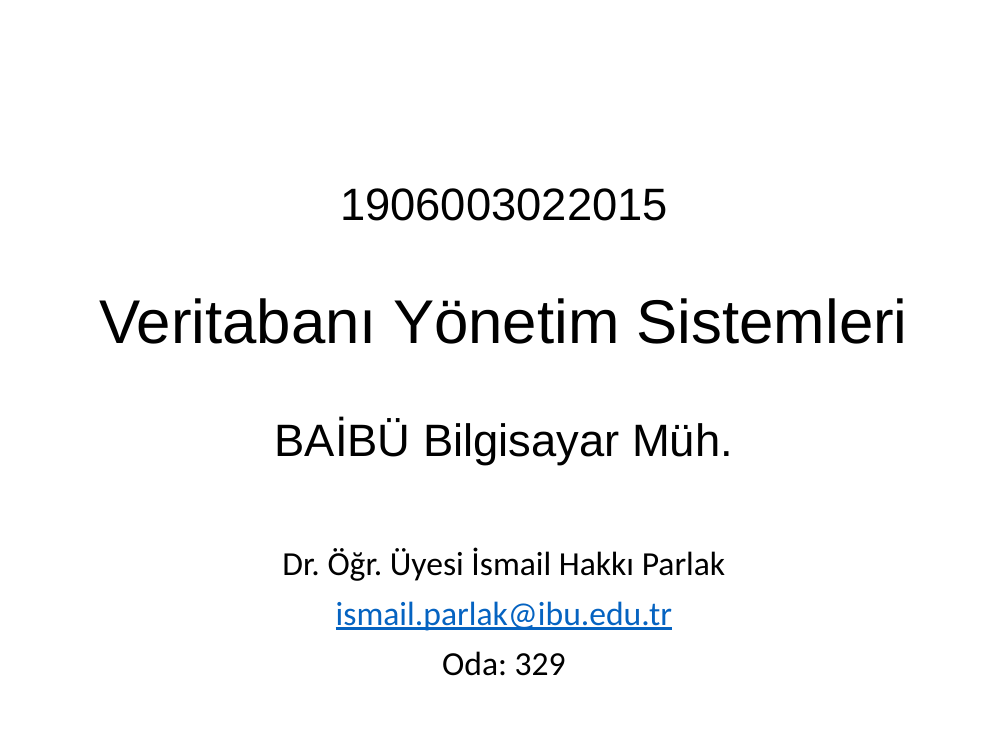
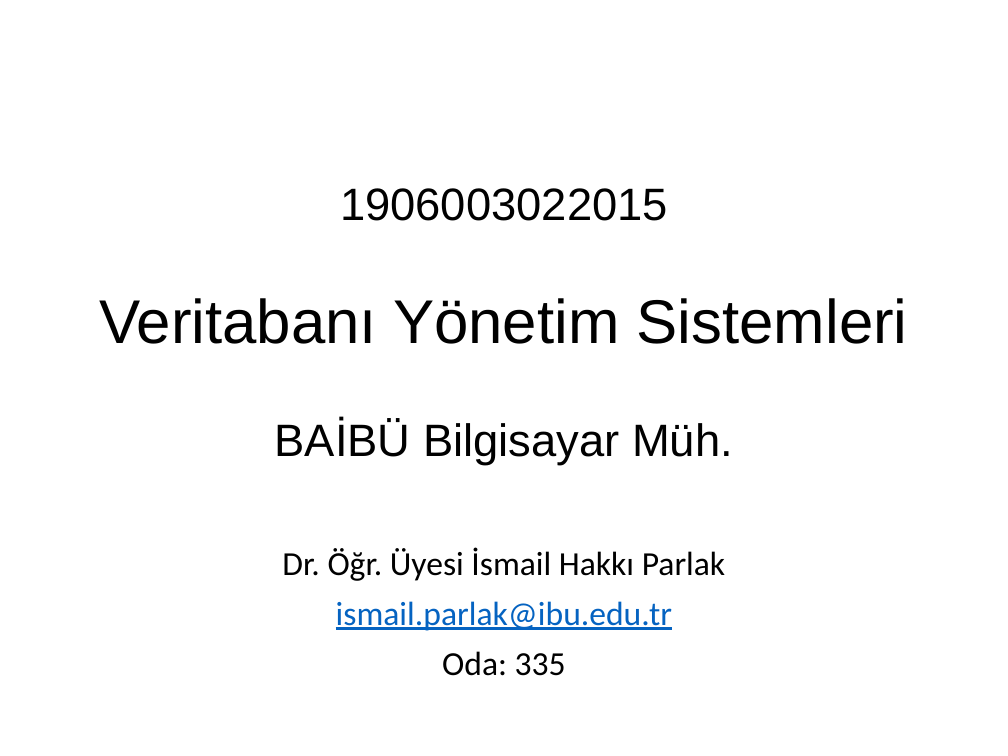
Before and after one commit to ihpar/dbms, a slide deck: slide 1 of Slides/Ders 0.pptx. Drawn at 1008x756 pixels with LibreOffice and Linux fonts; fonts in the diff are those of the drawing. Boxes give left, top, right and bottom in pixels: in the first picture for what was removed or moved away, otherwise in the second. Text is boxed around its words. In the diff, an @@ line names an element or a change of style, - is before the commit and + after.

```diff
--- a/Slides/Ders 0.pptx
+++ b/Slides/Ders 0.pptx
@@ subtitle at bbox=[442, 651, 566, 676]: text changed @@
-Oda: 329
+Oda: 335
```
Also in this commit, not shown: 2 other slides changed, 21 other files.
